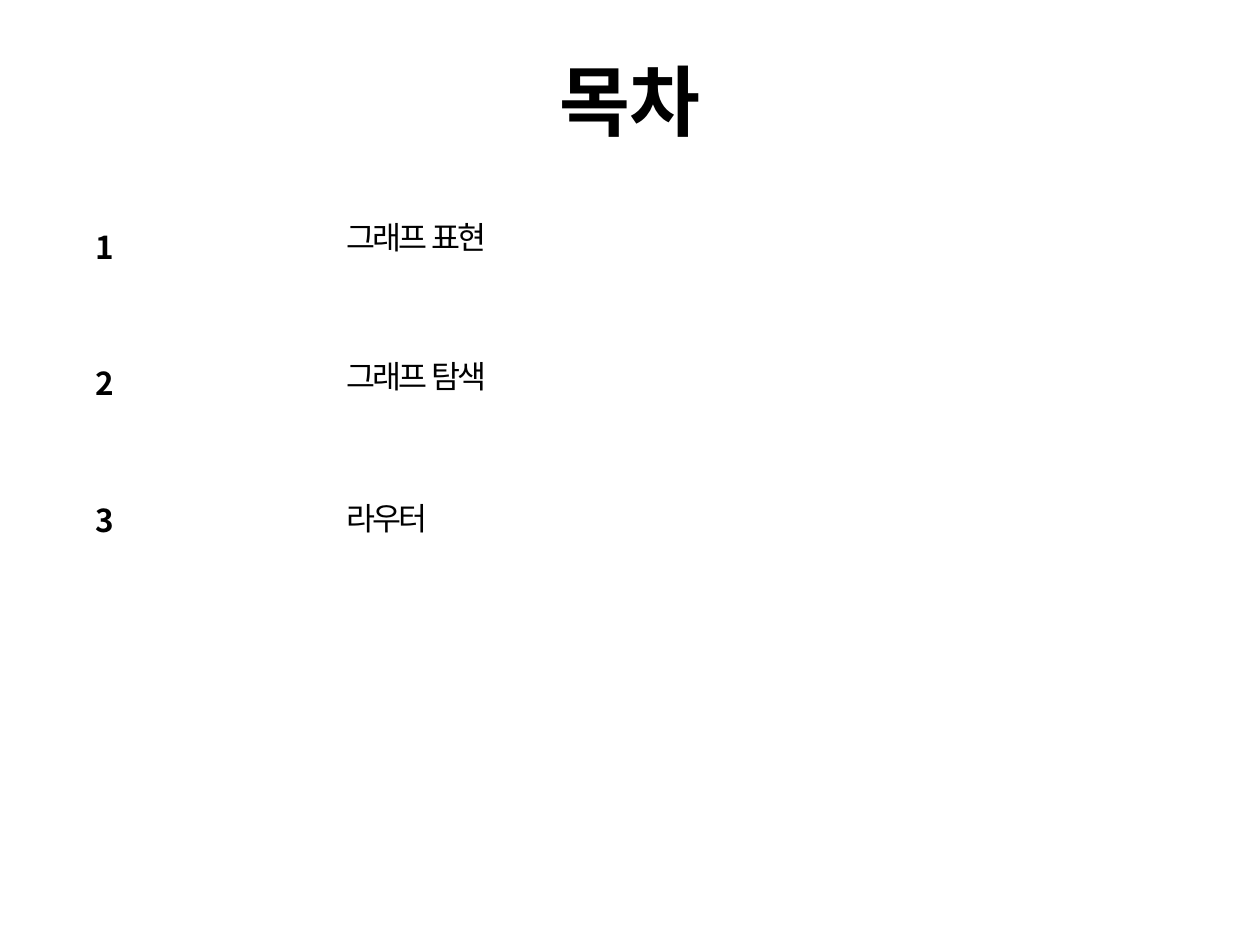
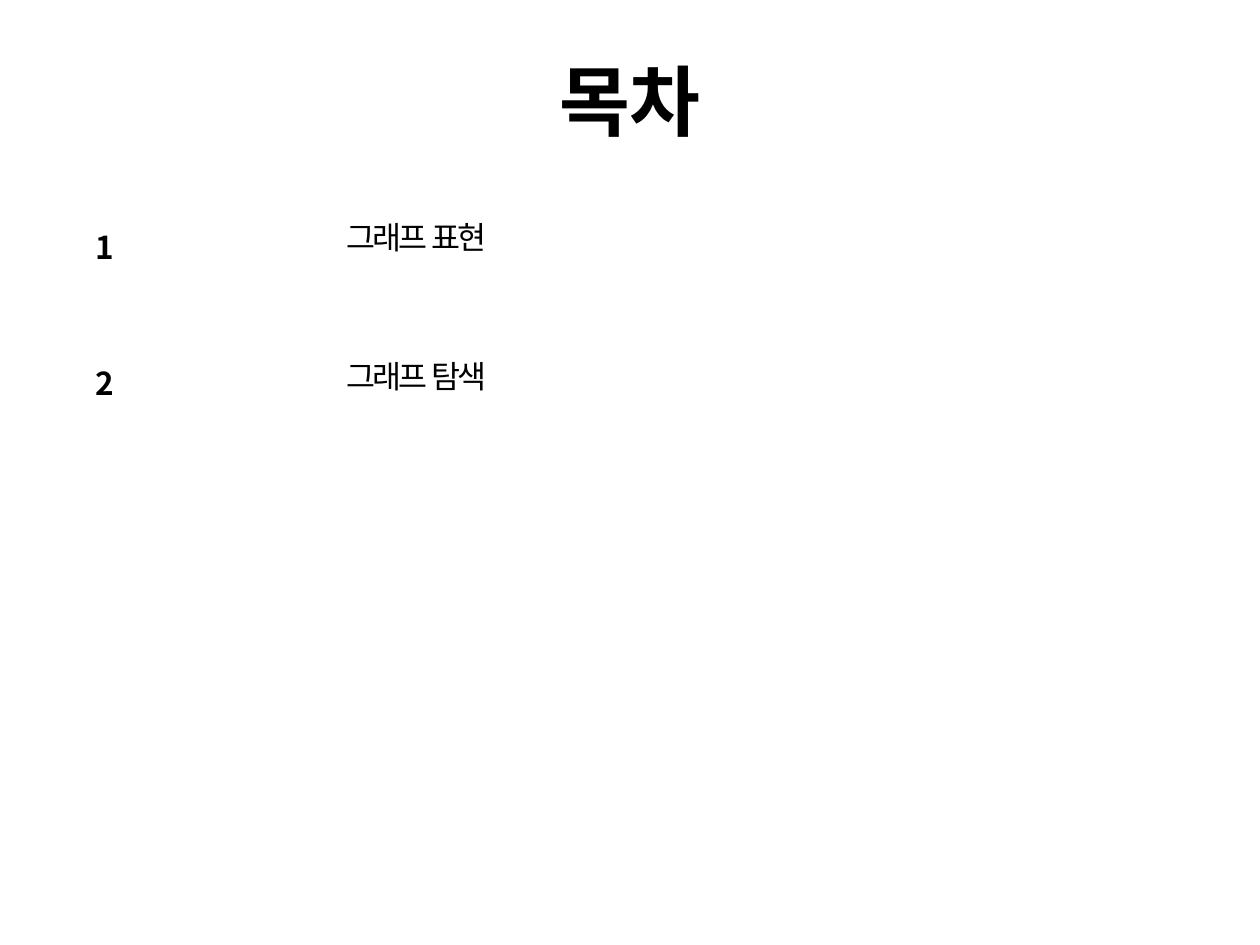
Before and after one commit to cs-study-org/algorithm-study, a slide deck: slide 2 of 07/yongki/Graph.pptx. Drawn at 1260x945 pixels with LibreOffice and Linux fonts; fonts in the diff are those of the drawing. Boxes give left, top, right and bottom in pixels: in the first picture for what was removed or moved away, otherwise in the second. Text is boxed around its words. In the diff, an @@ line names an element or a change of style, - is before the commit and + after.

```diff
--- a/07/yongki/Graph.pptx
+++ b/07/yongki/Graph.pptx
@@ text removed at (96, 508, 115, 533) @@
-3
@@ text removed at (346, 504, 428, 533) @@
-라우터
```
Also in this commit, not shown: 1 other slide changed, 2 other files.
